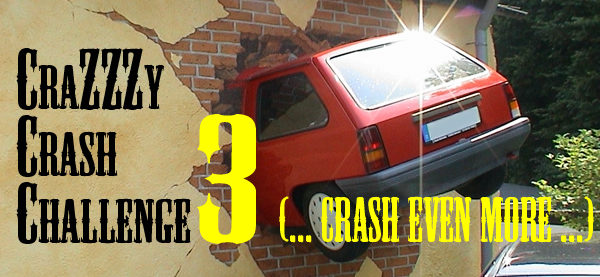
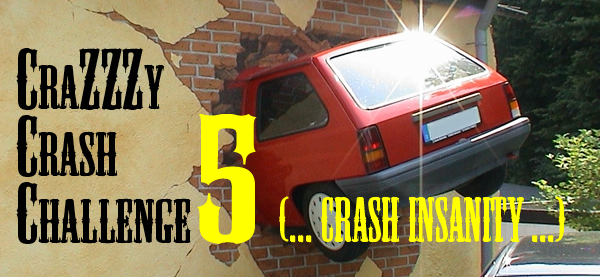
The second 600×277 image is a revision of the first. Changes to its layers:
added layer "(... Crash Insanity ...)" above "#5" over <box>408,196,565,243</box>
added layer "#5" above "(... Super Mario Kart Special ...)" over <box>197,113,257,244</box>
hid "(... Crash EVEN MORE ...)" over <box>408,196,594,243</box>
hid "#3" over <box>197,113,256,244</box>
